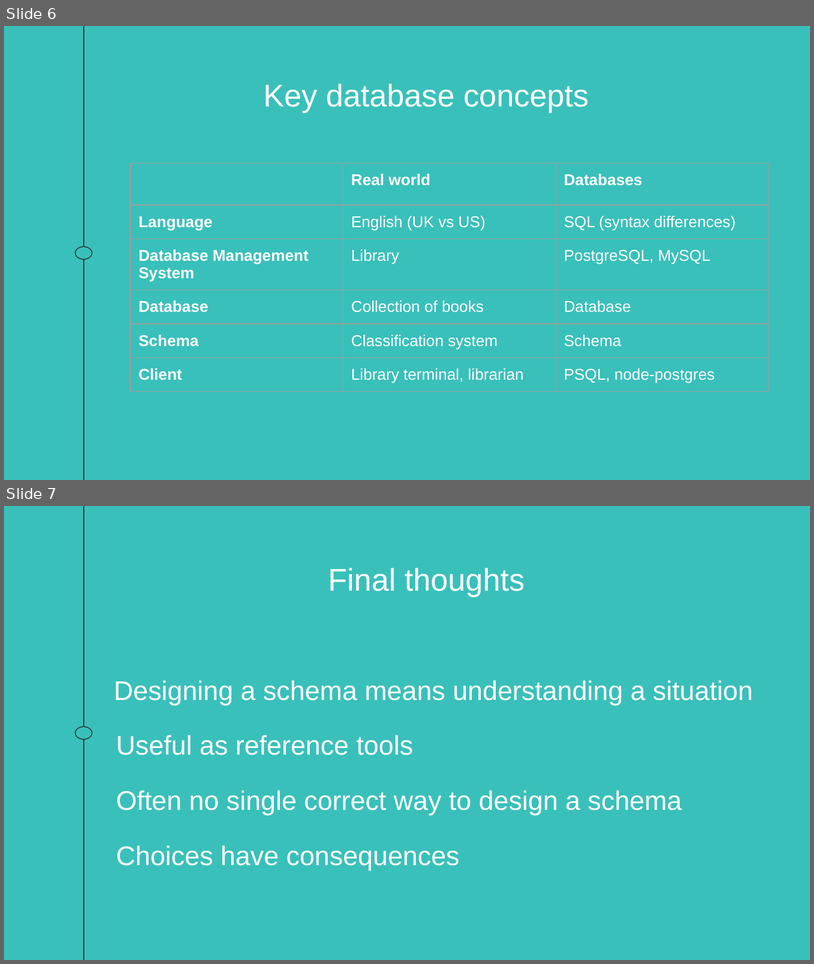
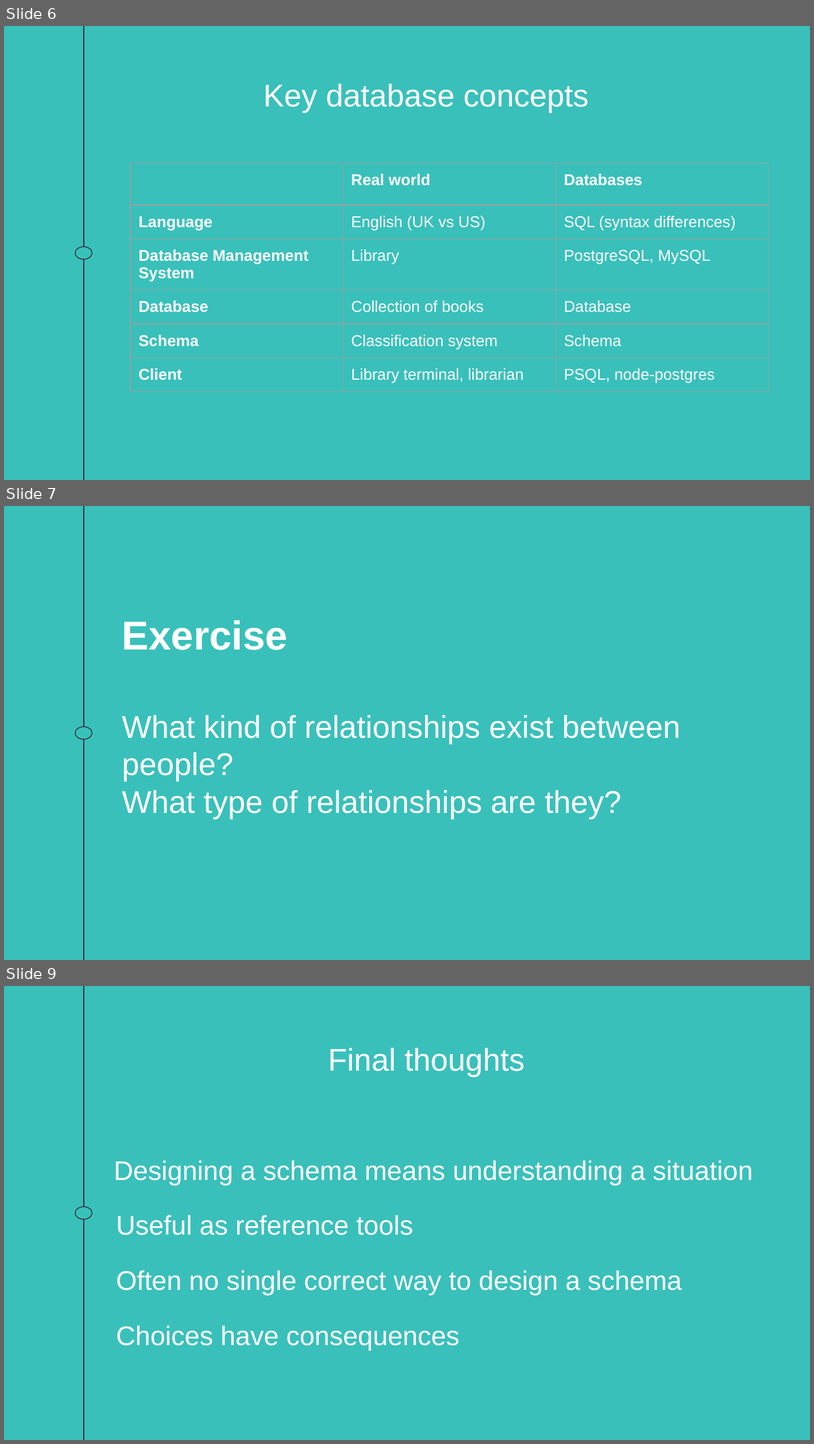
Before and after one commit to foundersandcoders/intro-to-databases, a slide deck: Slides/Introduction to Databases.pptx. Shown one above the other, each under a label of ours: slides 6 and 7 before the commit, slides 6, 7 and 9 after it; the slides between them are not shown. The pictures are 814x964 and 814x1444 pixels, drawn with LibreOffice and Linux fonts; fonts in the diff are those of the drawing. Boxes give left, top, right and bottom in pixels: in the first picture for what was removed or moved away, otherwise in the second. Text is boxed around its words. In the diff, an @@ line names an element or a change of style, - is before the commit and + after.

```diff
--- a/Slides/Introduction to Databases.pptx
+++ b/Slides/Introduction to Databases.pptx
@@ slide 7 added at bbox=[4, 506, 810, 960], background #39C0BA; not listed: 2 template elements that a slide beside it also shows @@
@@ subtitle added at bbox=[122, 715, 681, 819], 28 pt, text #FFFFFF @@
+Exercise
+What kind of relationships exist between people?
+What type of relationships are they?
@@ what was slide 7 is now slide 9 @@
```
Also in this commit, not shown: 1 other slide added, 1 other file.
